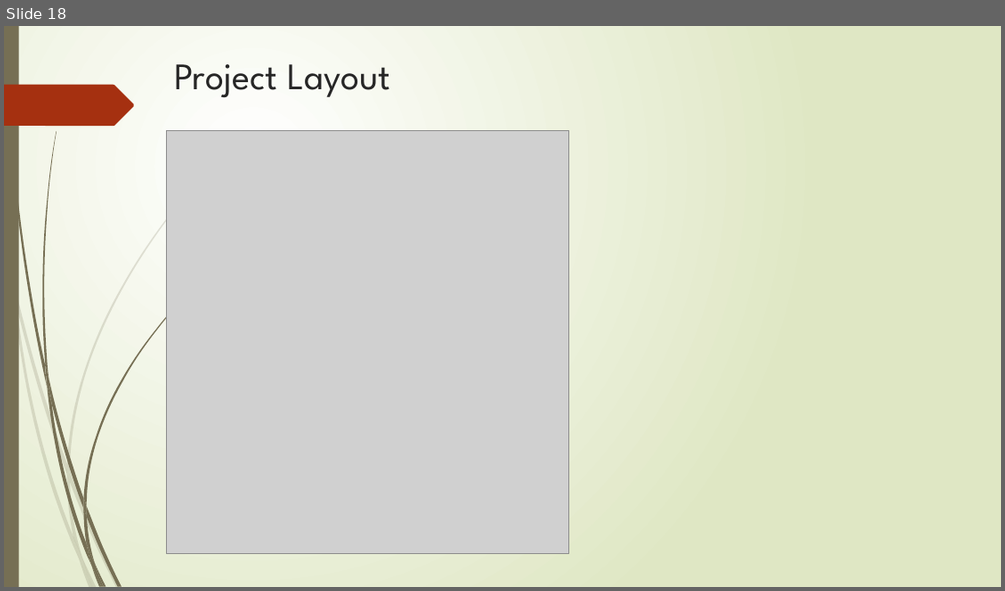
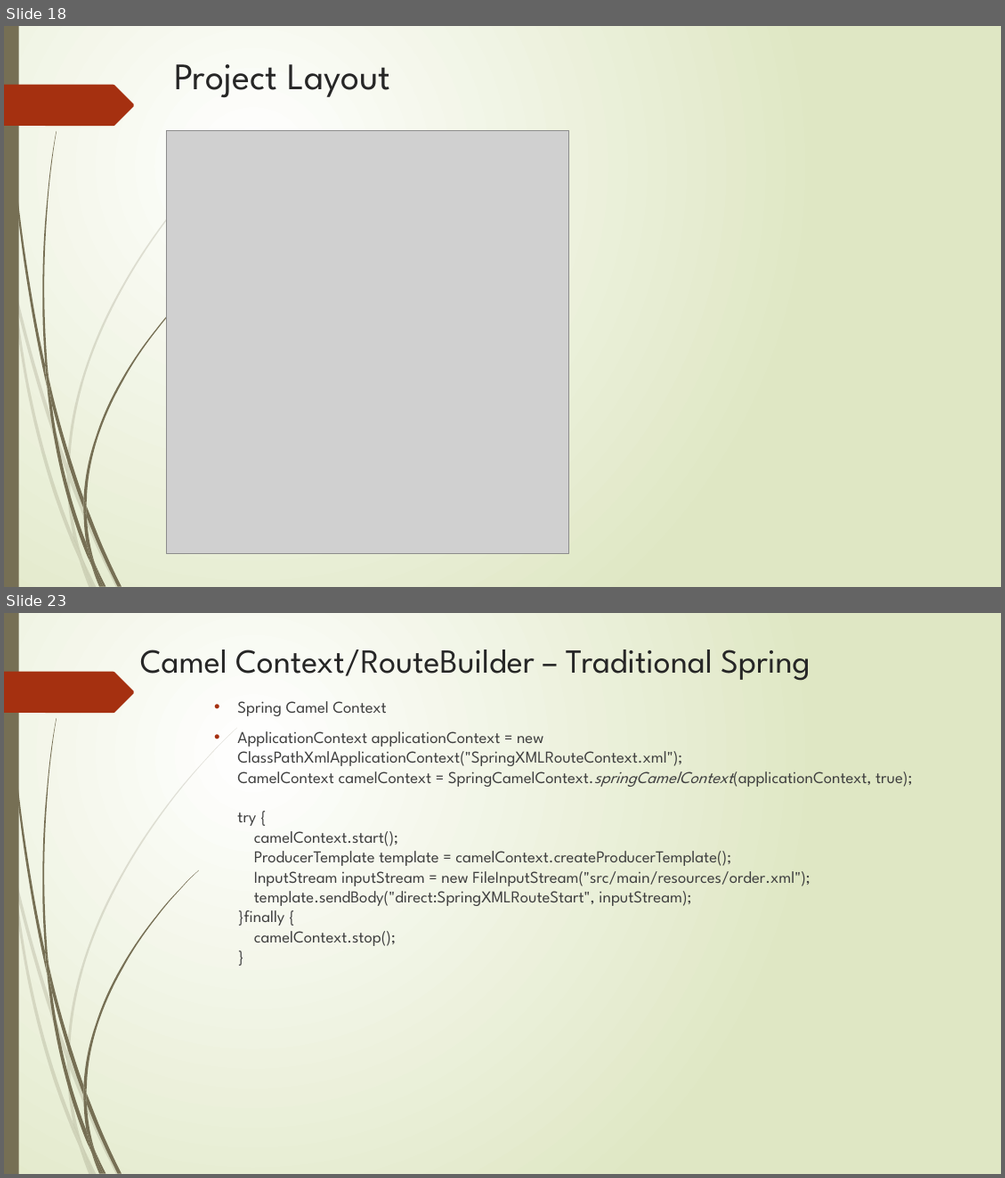
Before and after one commit to wgmartinez/apache-camel-tutorials, a slide deck: presentation/ApacheCamel.pptx. Shown one above the other, each under a label of ours: slide 18 before the commit, slides 18 and 23 after it; the slides between them are not shown. The pictures are 1005x591 and 1005x1178 pixels, drawn with LibreOffice and Linux fonts; fonts in the diff are those of the drawing; grey boxes stand for pictures. Boxes give left, top, right and bottom in pixels: in the first picture for what was removed or moved away, otherwise in the second. Text is boxed around its words. In the diff, an @@ line names an element or a change of style, - is before the commit and + after.

```diff
--- a/presentation/ApacheCamel.pptx
+++ b/presentation/ApacheCamel.pptx
@@ slide 23 added at (4,613,1001,1174), background gradient #FFFFFF to #DFE8C4; not listed: 24 template elements that a slide beside it also shows @@
@@ title added at (140,649,810,681), 32.4 pt, text #262626 @@
+Camel Context/RouteBuilder – Traditional Spring
@@ text added at (237,701,912,946), 16 pt, text #404040 @@
+  • Spring Camel Context
+  • ApplicationContext applicationContext = new ClassPathXmlApplicationContext("SpringXMLRouteContext.xml");
+    CamelContext camelContext = SpringCamelContext.springCamelContext(applicationContext, true);
+    try {
+    camelContext.start();
+    ProducerTemplate template = camelContext.createProducerTemplate();
+    InputStream inputStream = new FileInputStream("src/main/resources/order.xml");
+    template.sendBody("direct:SpringXMLRouteStart", inputStream);
+    }finally {
+    camelContext.stop();
+    }
```
Also in this commit, not shown: 8 slides changed, 10 other slides added, 1 other file.
